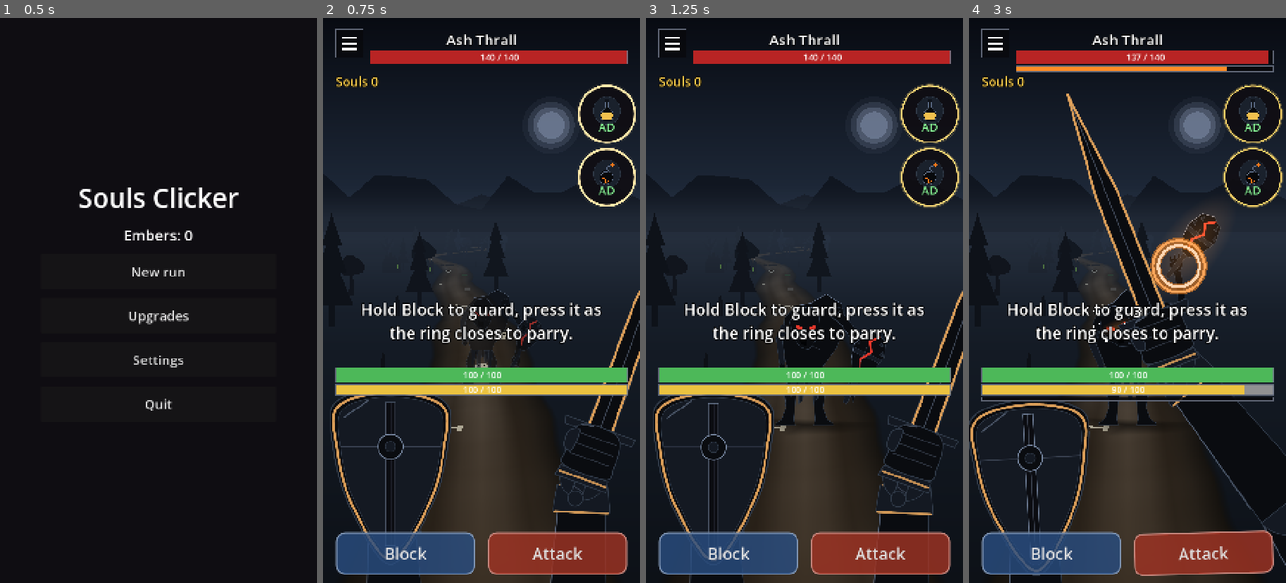
Above: before the commit, frames 1-4 (left to right).
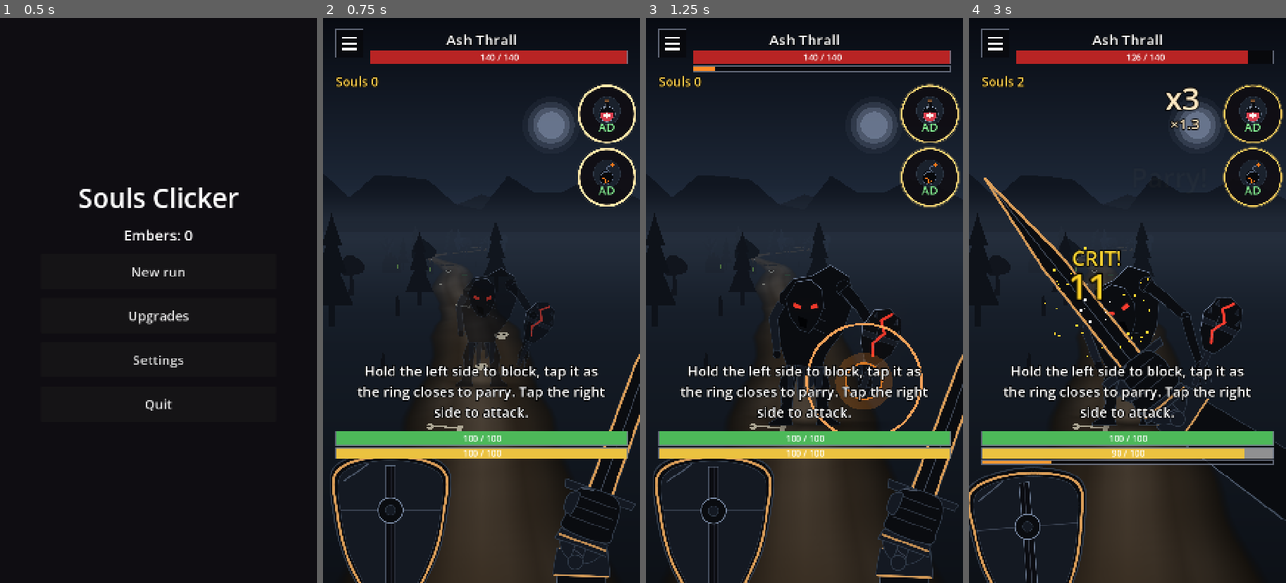
Above: after the commit, the same moments.

Repository: rikki-code/soulsclick
Game: Godot game, scene res://game/menu_root.tscn
Two runs of this game, one before a commit and one after it. Both use one fixed random seed, a clock stepped at 60 frames per second and the inputs below.
Inputs (mouse positions are in pixels of both pictures, inside the frame that each line leads up to):
- Up to frame 1 (0.5 s): no input
- Up to frame 2 (0.75 s): click "New run" at 0.5 s
- Up to frame 3 (1.25 s): no input
- Up to frame 4 (3 s): tap Enter at 1.25 s; drag from (1127, 300) to (1159, 176) at 1.27 s; drag from (1064, 328) to (1111, 413) at 2.02 s; move the mouse to (1159, 176) at 2.77 s; hold Right from 2.78 s (still down); tap J at 2.85 s; click (1159, 176) at 2.92 s

Frame 1 is identical in both runs. In frame 2, 21% of the frame differs, in the area x 2-100%, y 14-100%; in frame 3, 24%; in frame 4, 30%, in the area x 0-100%, y 5-100%.

Commit message:
small fixes

Diff:
--- a/core/combat/attack_kind_catalog.gd
+++ b/core/combat/attack_kind_catalog.gd
@@ -3,10 +3,10 @@
 extends RefCounted
 
 static var _factories := {
-	QuickAttack.ID: QuickAttack.new,
-	HeavyAttack.ID: HeavyAttack.new,
-	FeintAttack.ID: FeintAttack.new,
-	ComboAttack.ID: ComboAttack.new,
+	QuickAttack.ID: func(step: AttackStepDefinition) -> AttackKind: return QuickAttack.new(step),
+	HeavyAttack.ID: func(step: AttackStepDefinition) -> AttackKind: return HeavyAttack.new(step),
+	FeintAttack.ID: func(step: AttackStepDefinition) -> AttackKind: return FeintAttack.new(step),
+	ComboAttack.ID: func(step: AttackStepDefinition) -> AttackKind: return ComboAttack.new(step),
 }
 
 static func has(kind_id: StringName) -> bool:
--- a/core/combat/duel.gd
+++ b/core/combat/duel.gd
@@ -44,6 +44,8 @@
 const TAG_STRIKE := &"strike"
 ## Longest slice advance() simulates at once, so timing does not depend on the caller's frame rate.
 const MAX_SUBSTEP := 0.02
+## The enemy never stands idle longer than this before its first swing (the road flow has no intro to hide it).
+const OPENING_DELAY_CAP := 0.6
 
 var tuning: CombatTuning
 var definition: EnemyDefinition
@@ -80,7 +82,7 @@
 	enemy = Fighter.make_enemy(definition, scaling, tuning)
 	pattern = AttackPattern.new(definition.pattern)
 	rng.seed = p_seed
-	_enemy_wait = definition.opening_delay
+	_enemy_wait = minf(definition.opening_delay, OPENING_DELAY_CAP)
 	_last_stamina = player.stamina
 	player.mods.reseed(p_seed)
 	enemy.mods.reseed(p_seed + 1)
--- a/core/modifiers/modifier_catalog.gd
+++ b/core/modifiers/modifier_catalog.gd
@@ -3,17 +3,17 @@
 extends RefCounted
 
 static var _relics := {
-	MendersThread.ID: MendersThread.new,
-	GlassBlade.ID: GlassBlade.new,
-	CounterTide.ID: CounterTide.new,
-	PhoenixAsh.ID: PhoenixAsh.new,
-	Overreach.ID: Overreach.new,
-	DuelistsPride.ID: DuelistsPride.new,
+	MendersThread.ID: func() -> Modifier: return MendersThread.new(),
+	GlassBlade.ID: func() -> Modifier: return GlassBlade.new(),
+	CounterTide.ID: func() -> Modifier: return CounterTide.new(),
+	PhoenixAsh.ID: func() -> Modifier: return PhoenixAsh.new(),
+	Overreach.ID: func() -> Modifier: return Overreach.new(),
+	DuelistsPride.ID: func() -> Modifier: return DuelistsPride.new(),
 }
 
 static var _affixes := {
-	SwiftAffix.ID: SwiftAffix.new,
-	PlatedAffix.ID: PlatedAffix.new,
+	SwiftAffix.ID: func() -> Modifier: return SwiftAffix.new(),
+	PlatedAffix.ID: func() -> Modifier: return PlatedAffix.new(),
 }
 
 static func has(mod_id: StringName) -> bool:
--- a/core/run/combat_room_kind.gd
+++ b/core/run/combat_room_kind.gd
@@ -95,7 +95,7 @@
 
 func complete(run: Run, plan: RoomPlan, result: RoomResult) -> void:
 	super.complete(run, plan, result)
-	run.add_souls(plan.souls_reward)
+	run.add_souls(maxi(plan.souls_reward - result.souls_paid, 0))
 	var share := heal_share(run.realm())
 	if share > 0.0:
 		run.heal(roundi(run.config.max_hp * share))
--- a/core/run/room_kind_catalog.gd
+++ b/core/run/room_kind_catalog.gd
@@ -3,12 +3,12 @@
 extends RefCounted
 
 static var _factories := {
-	FightRoom.ID: FightRoom.new,
-	EliteRoom.ID: EliteRoom.new,
-	AltarRoom.ID: AltarRoom.new,
-	ShopRoom.ID: ShopRoom.new,
-	BonfireRoom.ID: BonfireRoom.new,
-	BossRoom.ID: BossRoom.new,
+	FightRoom.ID: func() -> RoomKind: return FightRoom.new(),
+	EliteRoom.ID: func() -> RoomKind: return EliteRoom.new(),
+	AltarRoom.ID: func() -> RoomKind: return AltarRoom.new(),
+	ShopRoom.ID: func() -> RoomKind: return ShopRoom.new(),
+	BonfireRoom.ID: func() -> RoomKind: return BonfireRoom.new(),
+	BossRoom.ID: func() -> RoomKind: return BossRoom.new(),
 }
 static var _instances := {}
 
--- a/core/run/room_result.gd
+++ b/core/run/room_result.gd
@@ -7,6 +7,8 @@
 var hp_after := -1
 var souls_bonus := 0
 var souls_spent := 0
+## Souls of the fight reward the game layer already added to the run (shown at once), so the room does not add them again.
+var souls_paid := 0
 ## Choice made in the room (bonfire option, shop purchase summary); kind specific.
 var choice: StringName = &""
 var flawless := false
--- a/core/run/run.gd
+++ b/core/run/run.gd
@@ -105,7 +105,7 @@
 	var record := {
 		"realm": entered.realm_index, "depth": entered.depth, "step": entered.step_index, "kind": entered.kind_id,
 		"variant": entered.door.variant, "affix": entered.affix_id, "door": entered.door_index,
-		"souls_gained": souls - souls_before, "hp_after": hp,
+		"souls_gained": souls - souls_before + result.souls_paid, "hp_after": hp,
 	}
 	history.append(record)
 	plan = null
--- a/core/run/run_outcome_catalog.gd
+++ b/core/run/run_outcome_catalog.gd
@@ -3,9 +3,9 @@
 extends RefCounted
 
 static var _factories := {
-	VictoryOutcome.ID: VictoryOutcome.new,
-	DeathOutcome.ID: DeathOutcome.new,
-	AbandonOutcome.ABANDON_ID: AbandonOutcome.new,
+	VictoryOutcome.ID: func() -> RunOutcome: return VictoryOutcome.new(),
+	DeathOutcome.ID: func() -> RunOutcome: return DeathOutcome.new(),
+	AbandonOutcome.ABANDON_ID: func() -> RunOutcome: return AbandonOutcome.new(),
 }
 
 static func has(outcome_id: StringName) -> bool:
--- a/data/locale/strings.csv
+++ b/data/locale/strings.csv
@@ -10,7 +10,7 @@
 SETTINGS_SFX,Sound effects,Звуки
 SETTINGS_LANGUAGE,Language,Язык
 SETTINGS_CONTROLS,Controls,Управление
-CONTROLS_HANDS,Hands,Руки
+CONTROLS_HANDS,Screen halves,Половины экрана
 CONTROLS_BUTTONS,Buttons,Кнопки
 CONTROLS_SWIPES,Swipes,Свайпы
 LANGUAGE_AUTO,Auto,Авто
@@ -147,6 +147,8 @@
 ALTAR_LEVEL,"%s: %s → %s  (%d souls)","%s: %s → %s  (%d душ)"
 ALTAR_BUFF,"%s: %s  (%d souls)","%s: %s  (%d душ)"
 ALTAR_LEAVE,Leave the altar,Уйти от алтаря
+ALTAR_USE,Use,Выпить
+ALTAR_HP,HP,Жизнь
 REWARD_ALTAR,Upgrades for souls,Улучшения за души
 ALTAR_WATCH_AD,"  (watch ad)","  (смотреть рекламу)"
 AD_BADGE,AD,РЕК
--- a/game/game_root.gd
+++ b/game/game_root.gd
@@ -44,6 +44,7 @@
 var _arrival_token := 0
 ## Offer shown by the view right now; the pick handler applies it once.
 var _pending_offer: RewardOffer
+var _souls_paid := 0
 ## Relic modifiers currently on the player (swapped for fresh ones at every fight start).
 var _relic_mods: Array[Modifier] = []
 ## Realm whose road the persistent view shows, -1 = none yet.
@@ -283,6 +284,7 @@
 	if _road_realm != realm_slot:
 		_road_realm = realm_slot
 		_view.set_road(realm_slot, _run.config.seed)
+	_sync_view_shop()
 
 ## Run page above the view: its backdrop is dimmed so the road shows through.
 func _show_overlay(screen: Control) -> void:
@@ -354,7 +356,15 @@
 			continue
 		buffs.append({"id": def.id, "name": tr(def.name_key), "info": tr(def.desc_key), "price": _inventory.price_of(def),
 			"affordable": _inventory.can_buy(def, _run.souls), "ad": _item_ad_offer(def)})
-	var altar := AltarScreen.new().setup(_run, levels, buffs)
+	var items: Array[Dictionary] = []
+	for row in _shop_items():
+		var def := ItemCatalog.get_def(row["id"]) as ConsumableItem
+		row["can_use"] = def != null and def.heal_share > 0.0 and int(row["count"]) > 0 and _run.hp < _run.config.max_hp
+		items.append(row)
+	var altar := AltarScreen.new().setup(_run, levels, buffs, items)
+	altar.item_use_requested.connect(func(item_id: StringName) -> void:
+		_use_item_at_altar(item_id)
+		_show_altar())
 	altar.level_requested.connect(func(stat: StringName) -> void:
 		if await _buy_run_level_or_ad(stat):
 			_save_run()
@@ -365,6 +375,37 @@
 	altar.leave_requested.connect(_on_place_finished.bind(&""))
 	_show_overlay(altar)
 
+## On the road (walking, at a fork, over the reward cards) a healing consumable works at once on the run's hp.
+## Anything else, or a full health bar, keeps the charge.
+func _use_item_between_fights(item_id: StringName) -> void:
+	var def := ItemCatalog.get_def(item_id) as ConsumableItem
+	var max_hp := _run.config.max_hp
+	# Over the reward cards the finished duel still holds the hp that the room will report back.
+	var hp := _duel.player.hp if _duel != null else _run.hp
+	if def == null or def.heal_share <= 0.0 or hp >= max_hp or _inventory.take_charge(item_id) == null:
+		return
+	hp = mini(hp + ceili(max_hp * def.heal_share), max_hp)
+	if _duel != null:
+		_duel.player.hp = hp
+	else:
+		_run.heal(hp - _run.hp)
+	if _view != null:
+		_view.on_player_hp_changed(hp, max_hp)
+		_view.on_item_used(item_id, _inventory.charges(item_id))
+	_sync_view_shop()
+	_save_run()
+
+## Outside a fight only healing consumables do anything: drink one and the run's hp goes up.
+func _use_item_at_altar(item_id: StringName) -> void:
+	var def := ItemCatalog.get_def(item_id) as ConsumableItem
+	if def == null or def.heal_share <= 0.0 or _inventory.take_charge(item_id) == null:
+		return
+	_run.heal(ceili(_run.config.max_hp * def.heal_share))
+	if _view != null:
+		_view.on_player_hp_changed(_run.hp, _run.config.max_hp)
+		_view.on_item_used(item_id, _inventory.charges(item_id))
+	_save_run()
+
 func _on_place_finished(choice: StringName) -> void:
 	var result := RoomResult.victory()
 	result.choice = choice
@@ -372,8 +413,15 @@
 
 ## Reports the room to the run and moves on to the next screen (or the summary).
 func _complete(result: RoomResult) -> void:
+	result.souls_paid = _souls_paid
+	_souls_paid = 0
 	_run.complete_room(result)
 	_clear_overlay()
+	# Whatever the room gave or took (reward flask, altar purchase, bonfire) shows in the slots right away.
+	_sync_view_shop()
+	if _view != null:
+		_view.on_player_hp_changed(_run.hp, _run.config.max_hp)
+		_view.set_souls(_run.souls)
 	if _run.is_ended():
 		_finish_run()
 	else:
@@ -431,7 +479,7 @@
 	else:
 		return
 	# Battle slot: a consumable bought by a tap is used in the same tap (stays stored if it cannot be used now).
-	if _duel != null and def.is_consumable():
+	if def.is_consumable() and _view != null:
 		_use_item_now_or_soon(item_id)
 	_sync_view_shop()
 	_save_run()
@@ -454,7 +502,8 @@
 ## Drinking is only allowed while idle or guarding. A tap during a swing or a stagger would be rejected and
 ## the item would look dead, so it is remembered for a moment and used the instant the player is free.
 func _use_item_now_or_soon(item_id: StringName) -> void:
-	if _duel == null:
+	if _duel == null or _duel.finished:
+		_use_item_between_fights(item_id)
 		return
 	if _duel.player.state is IdleState or _duel.player.state is BlockingState:
 		_queued_item = &""
@@ -709,7 +758,11 @@
 ## Last wave down: banner, then the reward cards (or straight on when there is nothing to pick).
 func _on_room_won() -> void:
 	var duel := _duel
-	_view.show_victory(_run.plan.souls_reward)
+	# The Souls are yours the moment the last enemy falls (the room only books them as already paid).
+	_souls_paid = _run.plan.souls_reward
+	_run.add_souls(_souls_paid)
+	_view.set_souls(_run.souls)
+	_view.show_victory(_souls_paid)
 	var offer := RewardGenerator.generate(_run, _run.plan, _reward_ctx)
 	await get_tree().create_timer(VICTORY_BANNER).timeout
 	if _duel != duel or _view == null or _view.is_queued_for_deletion():
@@ -725,11 +778,19 @@
 	if offer == null or _duel == null:
 		return
 	_pending_offer = null
-	var hp_before := _run.hp
+	# The finished duel holds the real hp; hand it to the run first so a heal card is not lost to a stale value.
+	var hp_fight := _duel.player.hp
+	_run.heal(hp_fight - _run.hp)
 	offer.apply(index, _run, _reward_ctx)
 	_refresh_max_hp()
-	# Heals went to the run's hp; the duel's hp is the truth now, so carry the gain over.
-	var hp_after := clampi(_duel.player.hp + _run.hp - hp_before, 1, _run.config.max_hp)
+	var hp_after := clampi(_run.hp, 1, _run.config.max_hp)
+	# Everything the card gave shows at once: hp bar, Souls, slots.
+	_duel.player.hp = hp_after
+	_view.on_player_hp_changed(hp_after, _run.config.max_hp)
+	_view.set_souls(_run.souls)
+	_sync_view_shop()
+	if hp_after > hp_fight:
+		_view.on_item_used(&"flask", 0)
 	_complete(RoomResult.victory(hp_after))
 
 ## Rewarded revive: the same duel continues, the view restarts on its numbers.
--- a/view/battle/battle_fx.gd
+++ b/view/battle/battle_fx.gd
@@ -12,6 +12,8 @@
 const FLASH_PEAK := 0.55
 const SHAKE_SECONDS := 0.3
 const FX_Z := 60
+const BLAST_RADIUS := 170.0
+const BLAST_SECONDS := 0.55
 const HIT_SPREAD_X := 90.0
 const HIT_SPREAD_Y := 40.0
 const HIT_SCALE := 0.75
@@ -69,6 +71,34 @@
 	sparks.initial_velocity_max = 520.0 * power
 	sparks.restart()
 	sparks.emitting = true
+
+## A bomb going off: orange fireball that swells and cools, a shock ring, a wave of embers, a flash and a heavy shake.
+func explosion(at: Vector2, scale_factor := 1.0) -> void:
+	var blast := Control.new()
+	blast.mouse_filter = Control.MOUSE_FILTER_IGNORE
+	blast.z_index = FX_Z
+	blast.position = at
+	add_child(blast)
+	var radius := BLAST_RADIUS * scale_factor
+	var state := {"t": 0.0}
+	blast.draw.connect(func() -> void:
+		var t: float = state["t"]
+		var core := radius * (0.25 + 0.75 * sqrt(t))
+		var fade := 1.0 - t
+		blast.draw_circle(Vector2.ZERO, core * 1.25, Color(0.95, 0.35, 0.08, 0.35 * fade))
+		blast.draw_circle(Vector2.ZERO, core, Color(1.0, 0.55, 0.12, 0.8 * fade))
+		blast.draw_circle(Vector2.ZERO, core * 0.6, Color(1.0, 0.85, 0.4, 0.9 * fade))
+		blast.draw_circle(Vector2.ZERO, core * 0.25, Color(1.0, 0.97, 0.85, fade))
+		blast.draw_arc(Vector2.ZERO, radius * (0.4 + 1.3 * t), 0.0, TAU, 48, Color(1.0, 0.8, 0.45, 0.8 * fade), 6.0 * fade + 1.0, true))
+	var tween := blast.create_tween()
+	tween.tween_method(func(t: float) -> void:
+		state["t"] = t
+		blast.queue_redraw(), 0.0, 1.0, BLAST_SECONDS).set_ease(Tween.EASE_OUT)
+	tween.tween_callback(blast.queue_free)
+	burst(at, Color(1.0, 0.6, 0.15), 2.2)
+	burst(at, Color(1.0, 0.9, 0.5), 1.4)
+	flash(Color(1.0, 0.6, 0.2), 0.5, 0.35)
+	shake(22.0 * scale_factor, 0.45)
 
 func number(at: Vector2, text: String, color: Color, scale_factor := 1.0, seconds := NUMBER_SECONDS, rise := NUMBER_RISE) -> void:
 	var label := _numbers[_next_number]
--- a/view/battle/battle_view.gd
+++ b/view/battle/battle_view.gd
@@ -46,13 +46,13 @@
 const LANDSCAPE_BARS_WIDTH_SHARE := 0.36
 const BARS_Z := 100
 const NAME_FONT := 40
-const HINT_FONT := 44
+const HINT_FONT := 38
 const HINT_SECONDS := 5.0
 const HINT_FADE := 0.6
 const HINT_WIDTH_SHARE := 0.8
-const LANDSCAPE_HINT_WIDTH_SHARE := 0.22
-const LANDSCAPE_HINT_Y_SHARE := 0.16
-const LANDSCAPE_HINT_HEIGHT := 300.0
+const LANDSCAPE_HINT_WIDTH_SHARE := 0.26
+const LANDSCAPE_HINT_Y_SHARE := 0.3
+const LANDSCAPE_HINT_HEIGHT := 260.0
 const RING_SCALE_REF := 1704.0
 const RING_SCALE_MIN := 0.7
 const RING_SCALE_MAX := 1.3
@@ -481,8 +481,17 @@
 	_enemy_bar.set_values(hp, max_hp)
 
 ## Instant feedback for a drunk or thrown consumable.
-func on_item_used(_item_id: StringName, _charges_left: int) -> void:
-	_fx.burst(Vector2(size.x * 0.5, _hit_point.y), Color(0.95, 0.75, 0.3), 0.9)
+func on_item_used(item_id: StringName, _charges_left: int) -> void:
+	var def := ItemCatalog.get_def(item_id) as ConsumableItem
+	if def != null and def.damage > 0:
+		_fx.explosion(_enemy_focus())
+		_rig.flash(0.3)
+		Audio.play(&"attack")
+		return
+	var heals := def != null and def.heal_share > 0.0
+	_fx.burst(Vector2(size.x * 0.5, _hit_point.y), Color(0.95, 0.35, 0.4) if heals else Color(0.95, 0.75, 0.3), 0.9)
+	if heals:
+		_fx.flash(Color(0.4, 1.0, 0.55), 0.18, 0.3)
 	Audio.play(&"souls_gain")
 
 func on_player_attacked(damage: int, enemy_hp: int) -> void:
--- a/view/battle/input/input_scheme_catalog.gd
+++ b/view/battle/input/input_scheme_catalog.gd
@@ -1,10 +1,9 @@
 ## Lists the input schemes by id and builds them. Translation keys follow the id: CONTROLS_<ID>, HINT_<ID>.
-## With no saved choice the default is Hands on touch devices (including mobile web) and Buttons elsewhere.
+## With no saved choice the default is Hands everywhere (the scheme is shown as "Screen halves").
 class_name InputSchemeCatalog
 extends RefCounted
 
-const DEFAULT_TOUCH := &"hands"
-const DEFAULT_POINTER := &"buttons"
+const DEFAULT_ID := &"hands"
 
 static func ids() -> Array[StringName]:
 	var result: Array[StringName] = []
@@ -16,7 +15,7 @@
 	return _factories().has(id)
 
 static func default_id() -> StringName:
-	return DEFAULT_TOUCH if is_touch_device() else DEFAULT_POINTER
+	return DEFAULT_ID
 
 static func resolve(saved_id: String) -> StringName:
 	var id := StringName(saved_id)
--- a/view/packs/icon_pack/silhouette_pack/items/flask.svg
+++ b/view/packs/icon_pack/silhouette_pack/items/flask.svg
@@ -1 +1 @@
-<svg xmlns="http://www.w3.org/2000/svg" width="256" height=" …(82 unchanged characters)… ="#2f3947" stroke-width="4"/><path d="M112 28 L144 28 L144 52 L112 52 Z" fill="#10141b" stroke="#56657e" stroke-width="4" stroke-linejoin="round" stroke-linecap="round"/><path d="M116 50 L140 50 L140 92 L180 148 L186 190 L166 218 L90 218 L70 190 L76 148 L116 92 Z" fill="#07090c" stroke="#56657e" stroke-width="4" stroke-linejoin="round" stroke-linecap="round"/><path d="M86 150 C101 144 155 144 170 150 C185 156 177.7 176.7 176 186 C174.3 195.3 173.3 202.7 160 206 C146.7 209.3 109.3 209.3 96 206 C82.7 202.7 81.7 195.3 80 186 C78.3 176.7 71 156 86 150 Z" fill="#f2c14e"/><path d="M120 58 L120 94 L84 148" fill="none" stroke="#9fb0cc" stroke-width="5" stroke-linejoin="round" stroke-linecap="round" opacity="0.6"/></svg>
+<svg xmlns="http://www.w3.org/2000/svg" width="256" height=" …(82 unchanged characters)… ="#2f3947" stroke-width="4"/><path d="M108 30 L148 30 L144 54 L112 54 Z" fill="#8a5a34" stroke="#3b2616" stroke-width="4" stroke-linejoin="round"/><path d="M112 52 L144 52 L144 88 C190 106 206 144 196 180 C188 210 160 226 128 226 C96 226 68 210 60 180 C50 144 66 106 112 88 Z" fill="#0b0d12" stroke="#9fb0cc" stroke-width="5" stroke-linejoin="round"/><path d="M72 150 C92 140 164 140 184 150 C192 176 184 204 160 214 C146 220 110 220 96 214 C72 204 64 176 72 150 Z" fill="#d9404f"/><path d="M118 156 L138 156 L138 174 L156 174 L156 194 L138 194 L138 212 L118 212 L118 194 L100 194 L100 174 L118 174 Z" fill="#fff3ee" transform="translate(0 -10)"/><path d="M118 62 L118 92 L84 118" fill="none" stroke="#c9d6ea" stroke-width="5" stroke-linecap="round" stroke-linejoin="round" opacity="0.55"/></svg>
--- a/view/run/altar_screen.gd
+++ b/view/run/altar_screen.gd
@@ -5,6 +5,7 @@
 
 signal level_requested(stat: StringName)
 signal buff_requested(item_id: StringName)
+signal item_use_requested(item_id: StringName)
 signal leave_requested
 
 const GOLD := Color(1.0, 0.82, 0.38)
@@ -23,7 +24,7 @@
 var _tiles := {}
 
 ## `levels` rows: {id, name, value, next, price, affordable, ad}; `buffs` rows: {id, name, info, price, affordable, ad}.
-func setup(run: Run, levels: Array[Dictionary], buffs: Array[Dictionary]) -> AltarScreen:
+func setup(run: Run, levels: Array[Dictionary], buffs: Array[Dictionary], items: Array[Dictionary] = []) -> AltarScreen:
 	add_child(MenuKit.background())
 	var margin := MarginContainer.new()
 	margin.set_anchors_preset(Control.PRESET_FULL_RECT)
@@ -55,6 +56,8 @@
 		_tile(row, row["name"], detail, level_requested.emit.bind(row["id"]))
 	for row in buffs:
 		_tile(row, row["name"], row["info"], buff_requested.emit.bind(row["id"]))
+	for row in items:
+		_tile(row, row["name"], row["info"], buff_requested.emit.bind(row["id"]))
 	var leave := Button.new()
 	leave.text = tr("ALTAR_LEAVE")
 	leave.custom_minimum_size.y = LEAVE_HEIGHT
@@ -88,6 +91,9 @@
 	var souls := MenuKit.label(str(run.souls), 60)
 	souls.add_theme_color_override("font_color", GOLD)
 	box.add_child(souls)
+	var life := MenuKit.label("%s %d/%d" % [tr("ALTAR_HP"), run.hp, run.config.max_hp], 36)
+	life.add_theme_color_override("font_color", Color(0.95, 0.4, 0.45))
+	box.add_child(life)
 	var hint := _tile_label(tr("ALTAR_HINT"), 20, MUTED, 2)
 	hint.size_flags_horizontal = Control.SIZE_EXPAND_FILL
 	hint.size_flags_vertical = Control.SIZE_SHRINK_CENTER
@@ -128,6 +134,17 @@
 	box.add_child(_tile_label(title, 28, Color.WHITE, 1))
 	box.add_child(_tile_label(detail, 20, MUTED, 2))
 	line.add_child(_price_row(int(row["price"]), affordable, ad))
+	var use_button: Button = null
+	if bool(row.get("can_use", false)):
+		use_button = Button.new()
+		use_button.text = "%s x%d" % [tr("ALTAR_USE"), int(row["count"])]
+		use_button.custom_minimum_size = Vector2(110, 0)
+		use_button.add_theme_font_size_override("font_size", 24)
+		use_button.add_theme_color_override("font_color", Color(0.55, 0.85, 0.6))
+		use_button.pressed.connect(func() -> void:
+			_last_bought = row["id"]
+			item_use_requested.emit(row["id"]))
+		line.add_child(use_button)
 	inner.modulate = Color.WHITE if usable else Color(1, 1, 1, 0.45)
 	tile.pressed.connect(func() -> void:
 		_last_bought = row["id"]
Binary file changed: data/locale/strings.en.translation
Binary file changed: data/locale/strings.ru.translation
Not shown, added: view/packs/icon_pack/silhouette_pack/_src/flask_body.svgfrag
